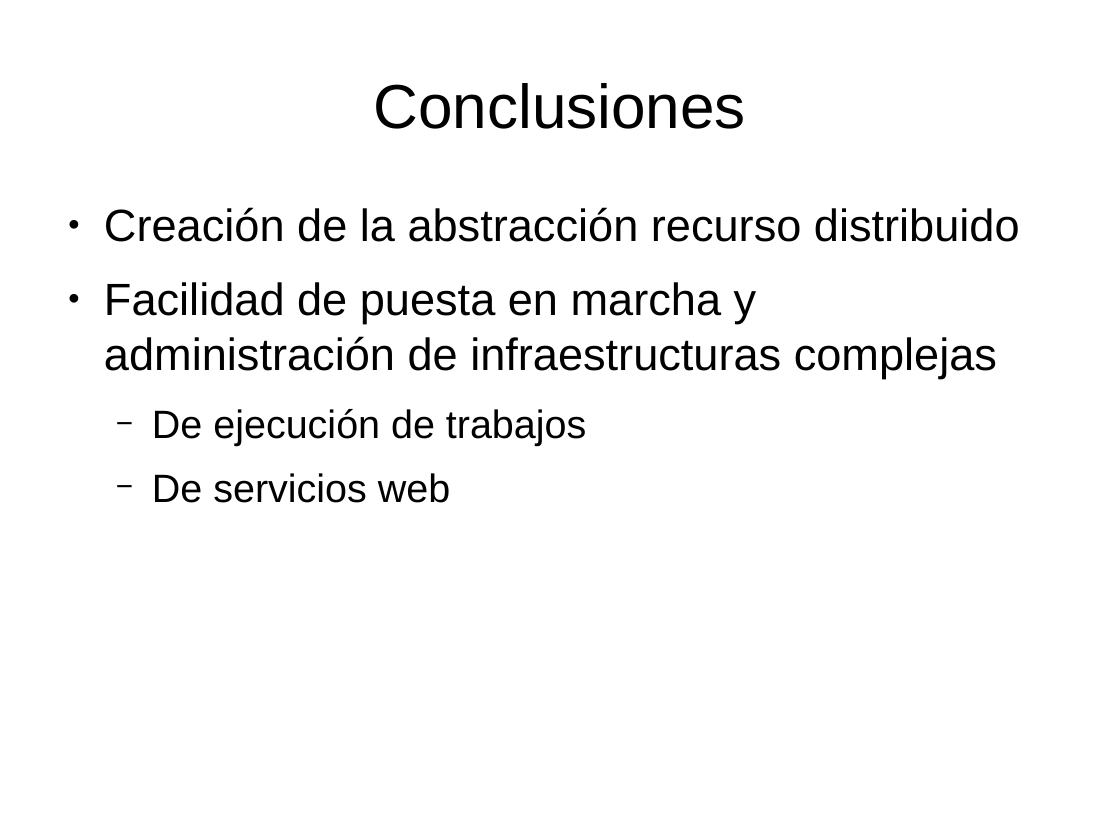
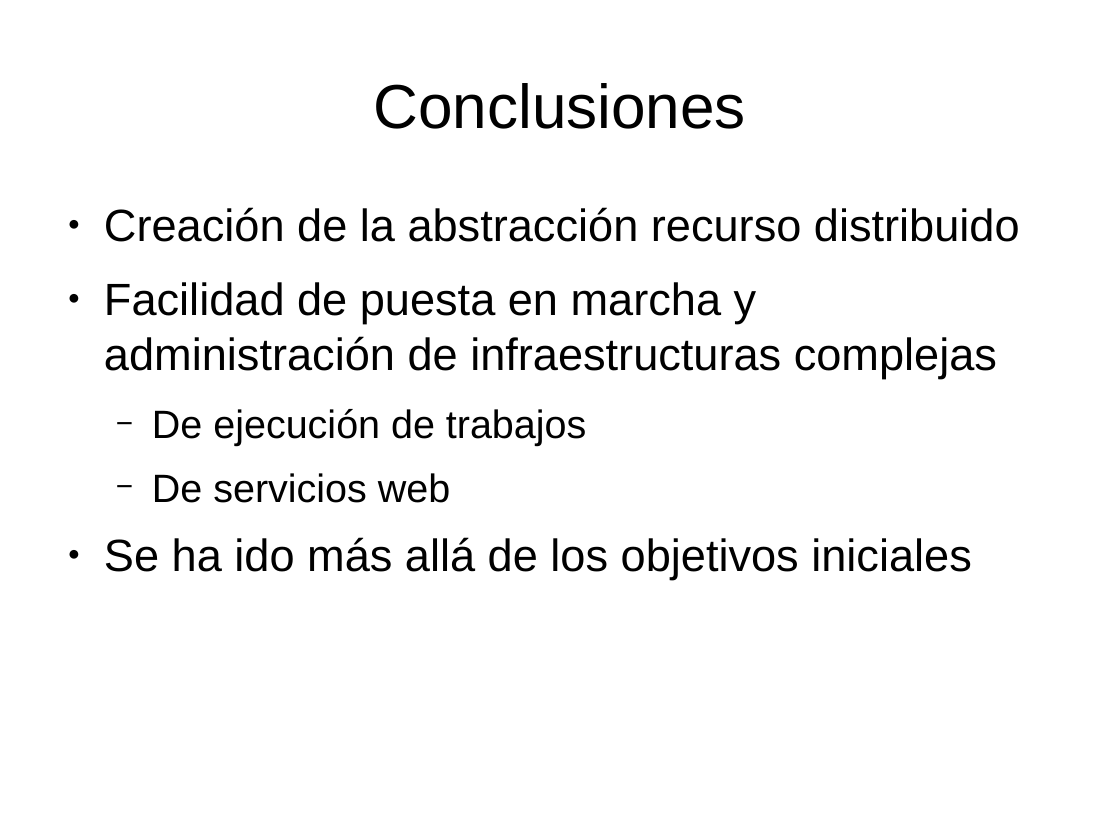
Before and after one commit to dcere/pfc, a slide deck: slide 26 of adm/presentacion/presentacion.odp (slide 24 before the commit). Drawn at 1120x840 pixels with LibreOffice and Linux fonts; fonts in the diff are those of the drawing. Boxes give left, top, right and bottom in pixels: in the first picture for what was removed or moved away, otherwise in the second. Text is boxed around its words. In the diff, an @@ line names an element or a change of style, - is before the commit and + after.

```diff
--- a/adm/presentacion/presentacion.odp
+++ b/adm/presentacion/presentacion.odp
@@ text at (104,537,972,579): paragraph added @@
+● Se ha ido más allá de los objetivos iniciales
```
Also in this commit, not shown: 7 other slides changed, 7 slides added, 5 slides removed, 1 other file.
